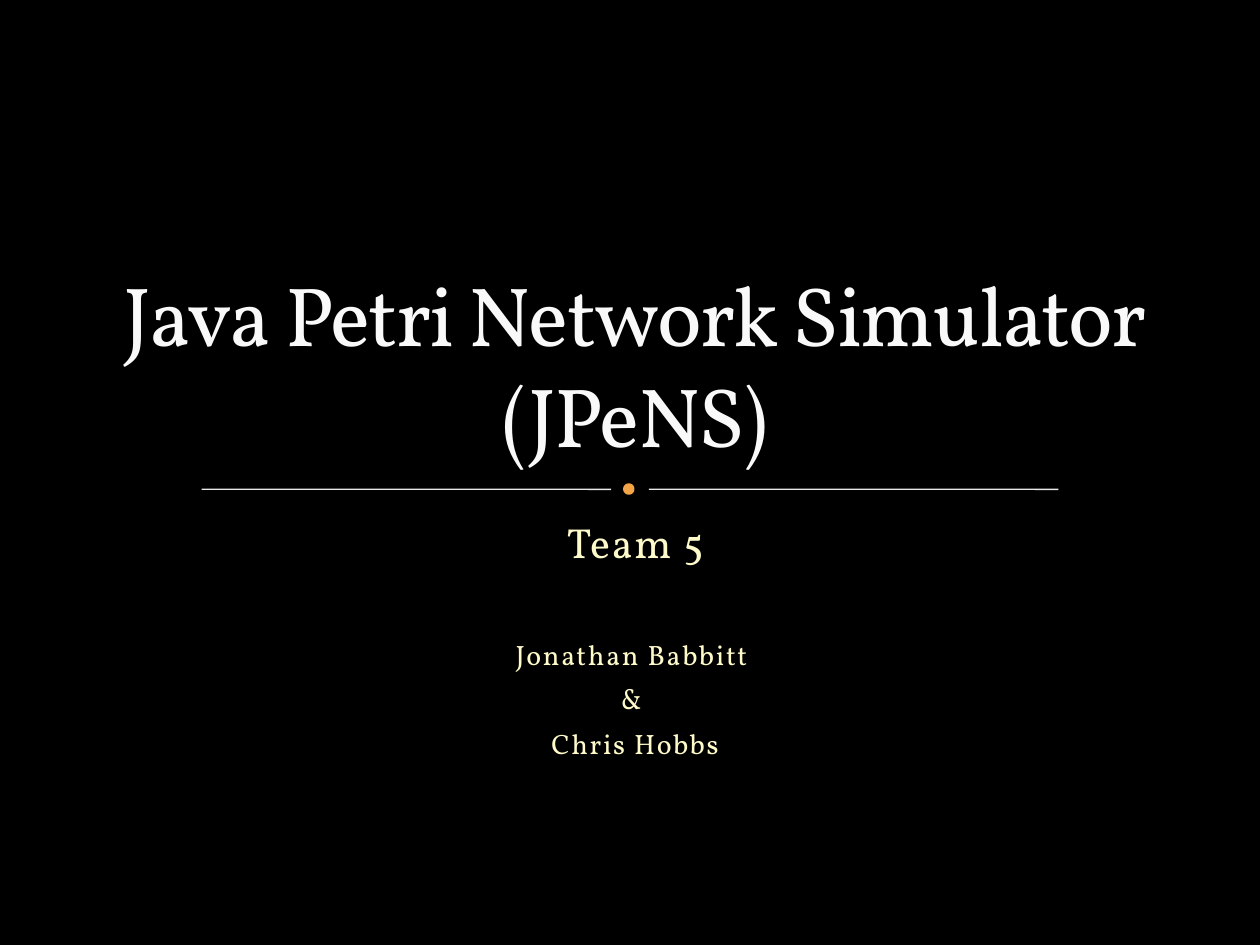
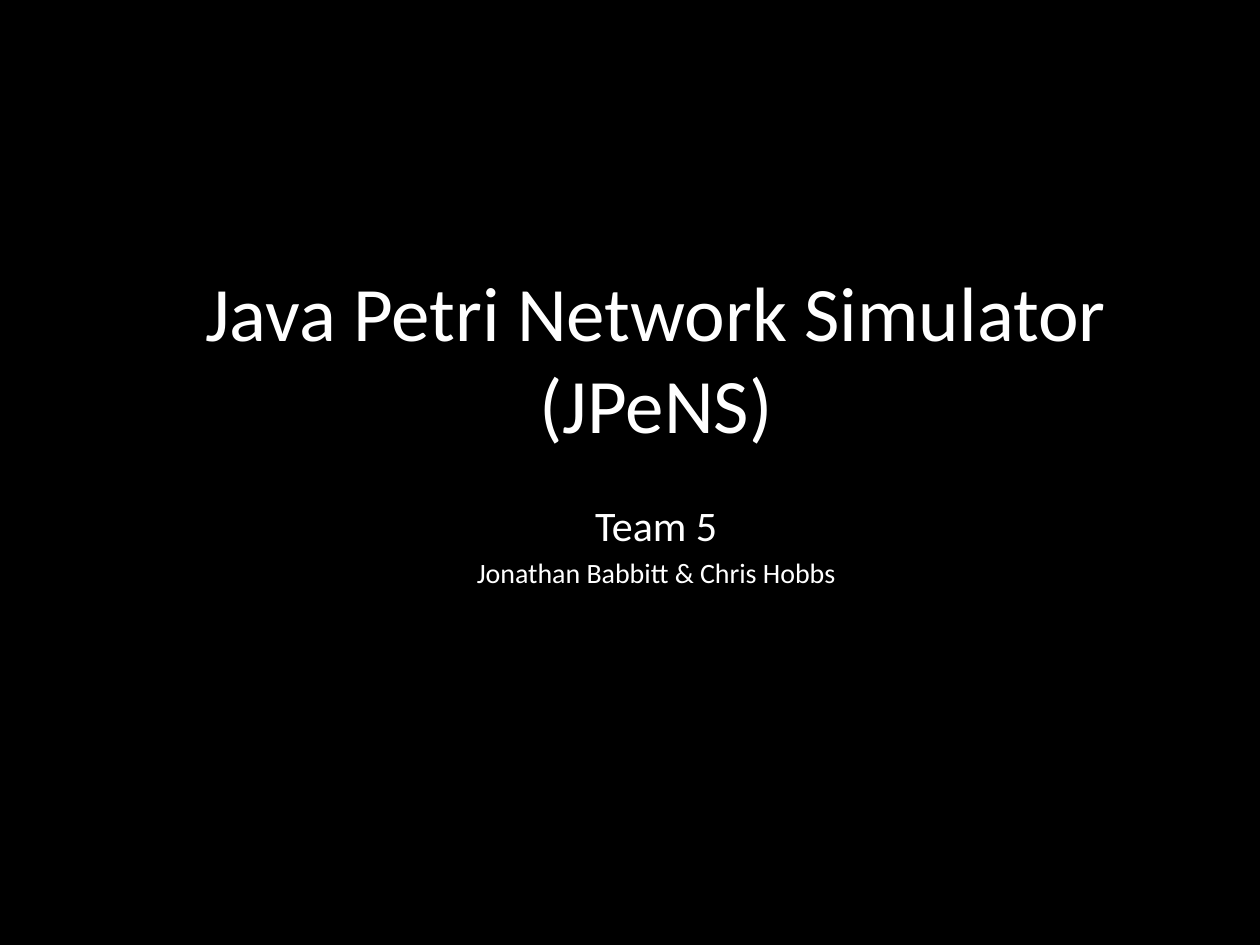
Before and after one commit to Hobbit/JPeNS, a slide deck: slide 1 of JPeNS_Presentation.pptx. Drawn at 1260x945 pixels with LibreOffice and Linux fonts; fonts in the diff are those of the drawing; background and template pictures are left out. Boxes give left, top, right and bottom in pixels: in the first picture for what was removed or moved away, otherwise in the second. Text is boxed around its words. In the diff, an @@ line names an element or a change of style, - is before the commit and + after.

```diff
--- a/JPeNS_Presentation.pptx
+++ b/JPeNS_Presentation.pptx
@@ title "Java Petri Network Simulator (JPeNS)": place and size @@
-title "Java Petri Network Simulator (JPeNS)" at <box>124,286,1147,485</box>
+title "Java Petri Network Simulator (JPeNS)" at <box>205,287,1106,444</box>
@@ title "Java Petri Network Simulator (JPeNS)" at <box>205,287,1106,444</box>: size 48 to 44 pt, font Vollkorn to Calibri, text colour #F9F9F9 to #FFFFFF, letter spacing -1 to 0 pt, letter outline #3C4422 0.25 pt to none; vertical alignment bottom to middle @@
@@ subtitle "Team 5": place and size @@
-subtitle "Team 5" at <box>516,529,748,755</box>
+subtitle "Team 5" at <box>477,514,835,584</box>
@@ line removed from (202, 489) to (611, 489) @@
@@ ellipse removed at <box>626,486,633,493</box> @@
@@ line removed from (649, 489) to (1058, 489) @@
@@ subtitle at <box>595,514,717,542</box>: font Vollkorn to Calibri, text colour #FEFAC9 to #FFFFFF, letter spacing 1 to 0 pt in "Team 5"; less space between paragraphs @@
@@ subtitle at <box>477,563,835,584</box>: text changed; font Vollkorn to Calibri; text colour #FEFAC9 to #FFFFFF @@
-Jonathan Babbitt
-&
-Chris Hobbs
+Jonathan Babbitt & Chris Hobbs
```
Also in this commit, not shown: 4 other slides changed, 1 slide added, 1 slide removed.
